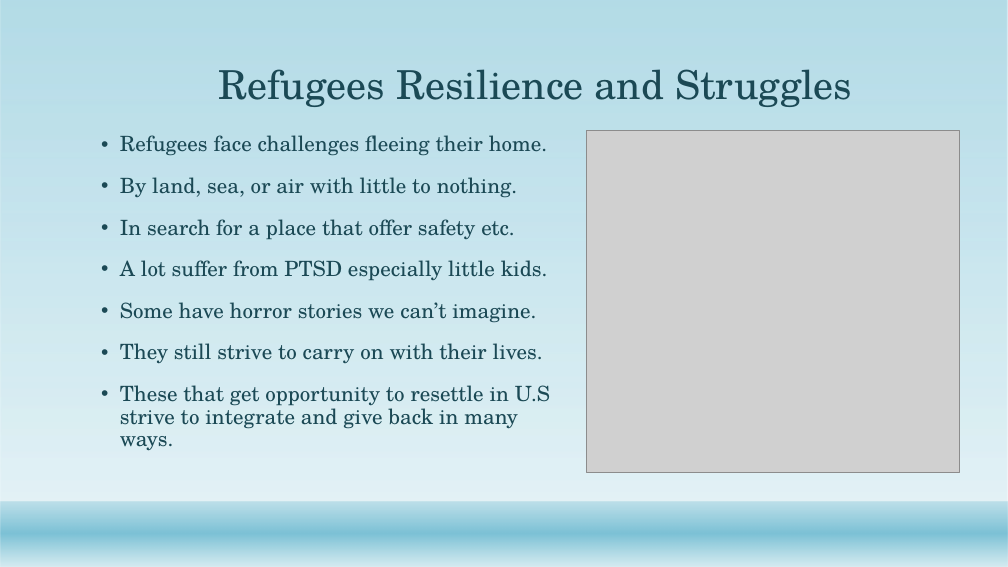
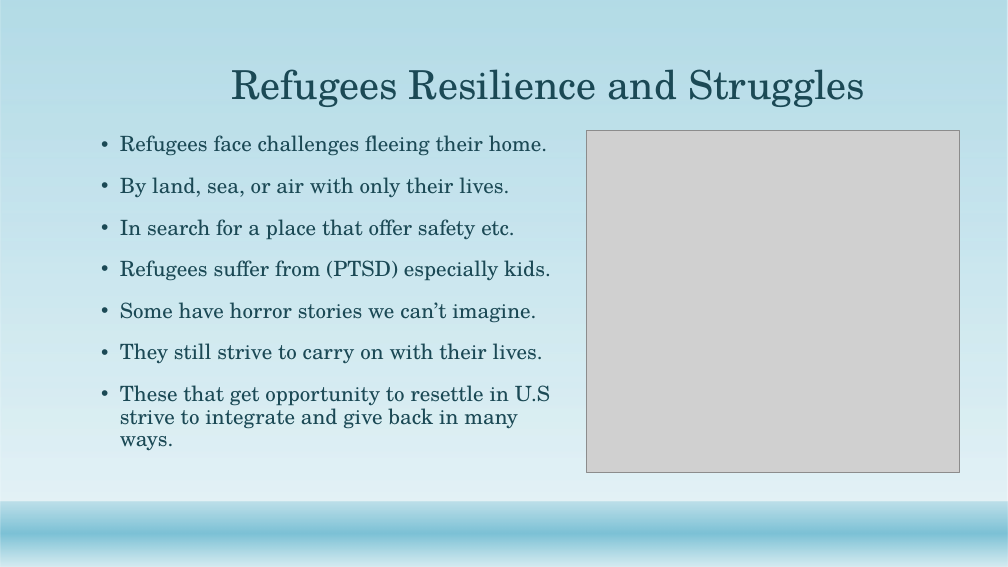
Before and after one commit to Abdullah0930/Refugee-Immigrants-to-U.S, a slide deck: slide 7 of Capstone/Refugees in U.S.pptx (slide 6 before the commit). Drawn at 1008x567 pixels with LibreOffice and Linux fonts; fonts in the diff are those of the drawing; grey boxes stand for pictures; background and template pictures are left out. Boxes give left, top, right and bottom in pixels: in the first picture for what was removed or moved away, otherwise in the second. Text is boxed around its words. In the diff, an @@ line names an element or a change of style, - is before the commit and + after.

```diff
--- a/Capstone/Refugees in U.S.pptx
+++ b/Capstone/Refugees in U.S.pptx
@@ title "Refugees Resilience and Struggles" at (231, 69, 865, 107): alignment left to centre @@
@@ text at (120, 177, 509, 197): text changed @@
-• By land, sea, or air with little to nothing.
+• By land, sea, or air with only their lives.
@@ text at (120, 260, 551, 281): text changed @@
-• A lot suffer from PTSD especially little kids.
+• Refugees suffer from (PTSD) especially kids.
```
Also in this commit, not shown: 8 other slides changed, 1 slide added, 17 other files.
